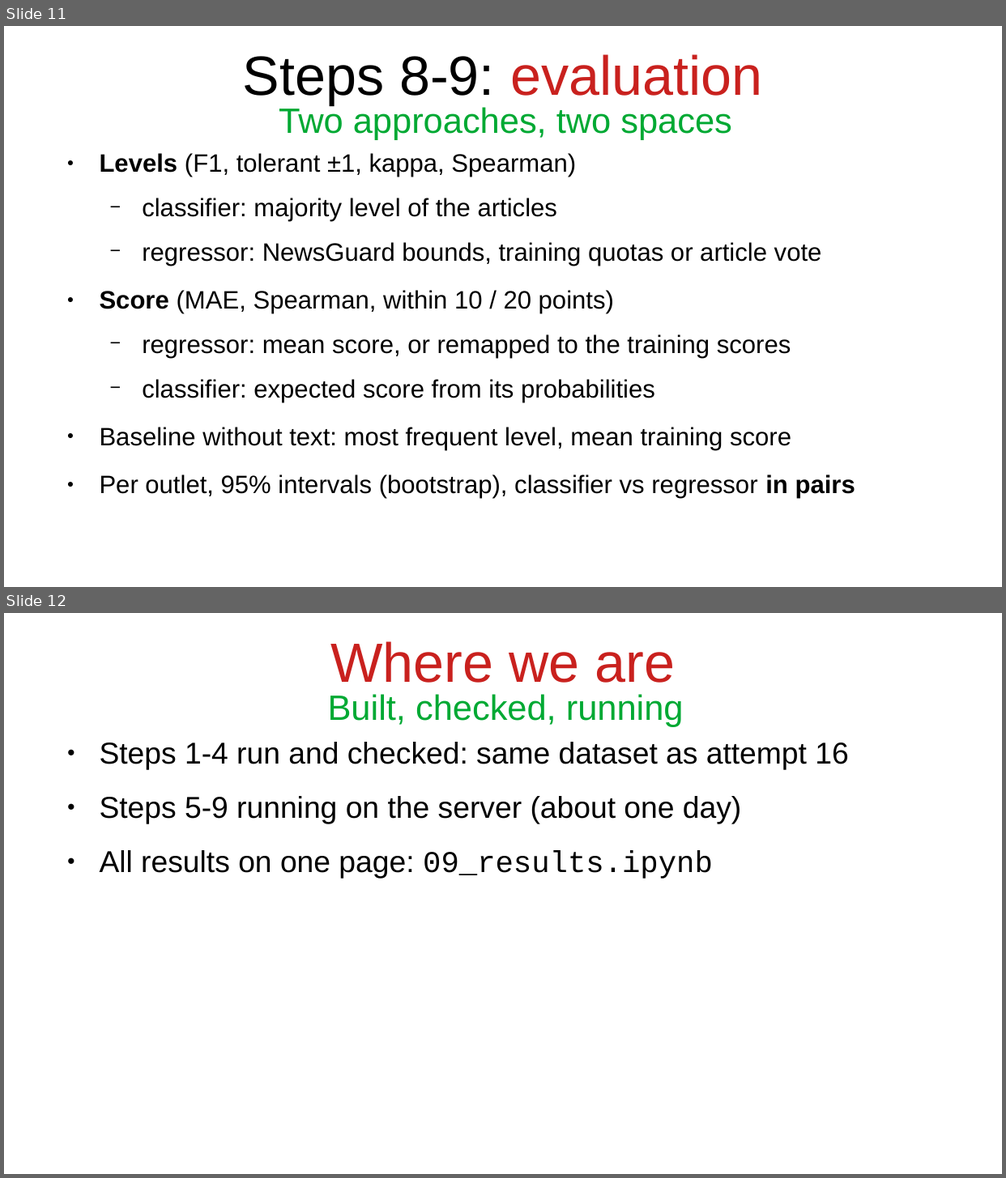
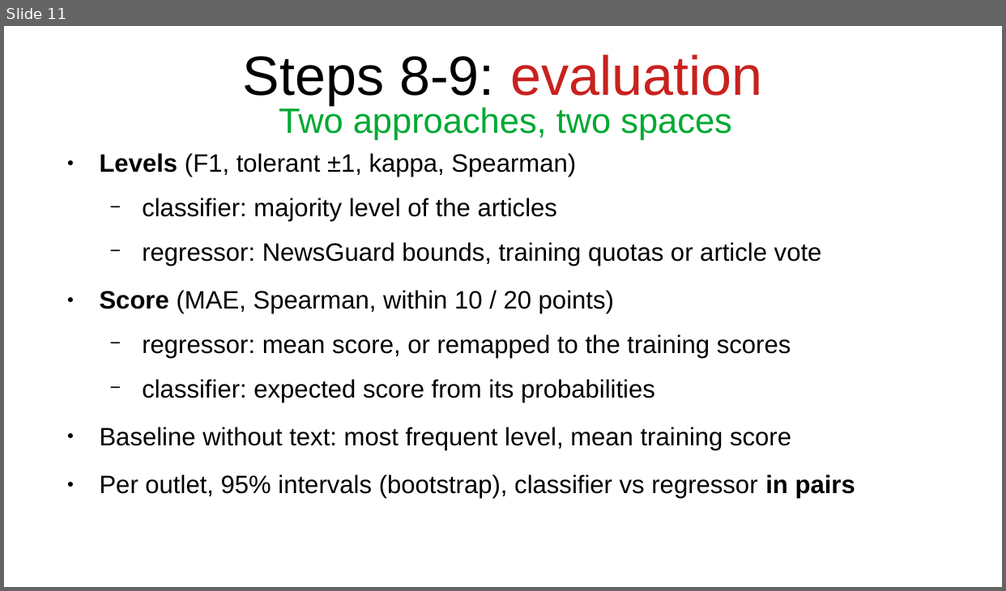
Before and after one commit to bianchi-john/PublisherClassification, a slide deck: Presentazioni/Tentativo 20 from scratch/Attempt20.odp. Shown one above the other, each under a label of ours: slides 11 and 12 before the commit, slide 11 after it. The pictures are 1006x1178 and 1006x591 pixels, drawn with LibreOffice and Linux fonts; fonts in the diff are those of the drawing. Boxes give left, top, right and bottom in pixels: in the first picture for what was removed or moved away, otherwise in the second. Text is boxed around its words. In the diff, an @@ line names an element or a change of style, - is before the commit and + after.

Commit message:
added last results

```diff
--- a/Presentazioni/Tentativo 20 from scratch/Attempt20.odp
+++ b/Presentazioni/Tentativo 20 from scratch/Attempt20.odp
@@ slide 12 removed at [4,613,1002,1174], background #FFFFFF @@
@@ title removed at [330,641,675,683] @@
-Where we are
@@ title removed at [328,694,684,727] @@
-Built, checked, running
@@ text removed at [100,742,848,879] @@
-● Steps 1-4 run and checked: same dataset as attempt 16
-● Steps 5-9 running on the server (about one day)
-● All results on one page: 09_results.ipynb
```
Also in this commit, not shown: 3 slides added, 20 other files.
